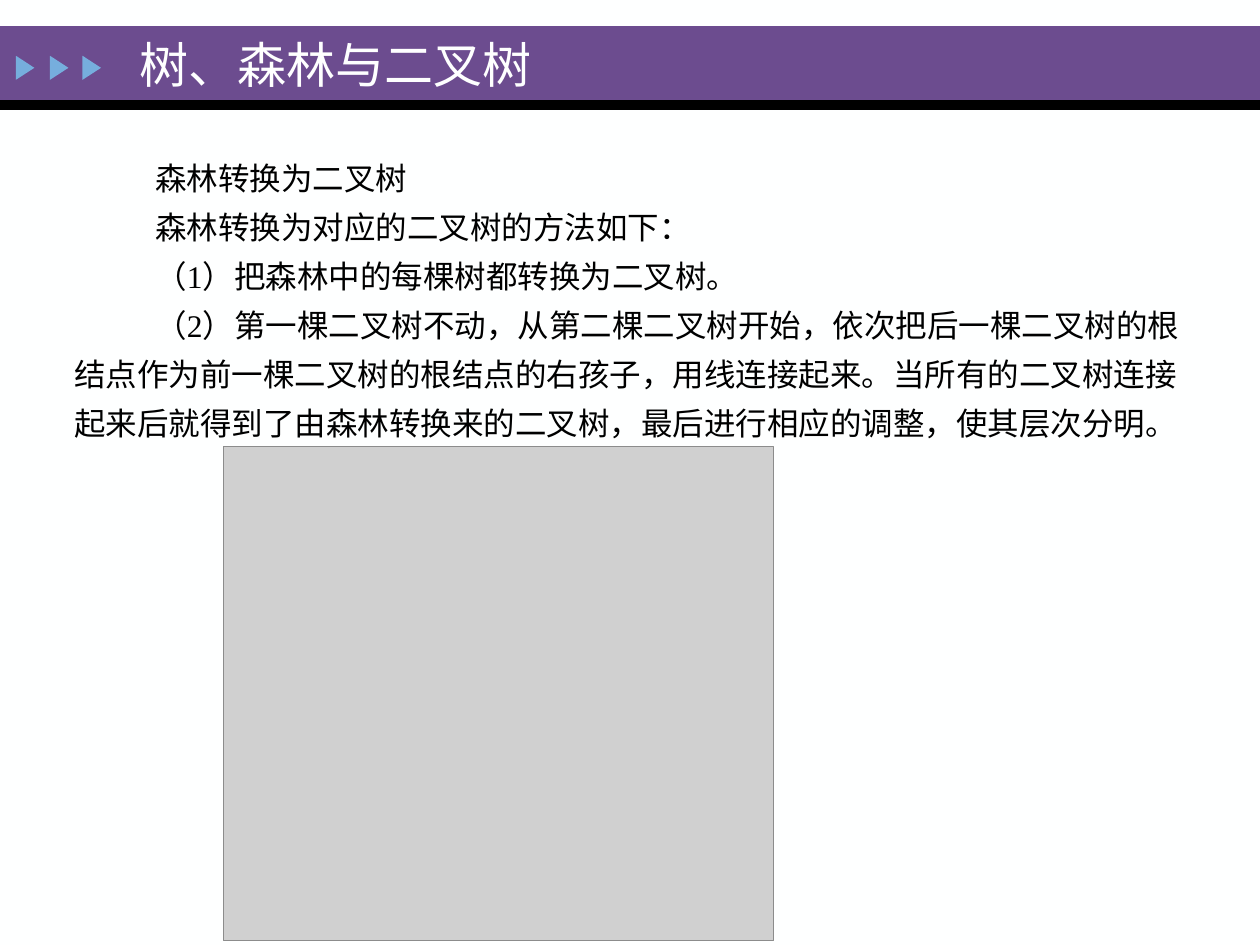
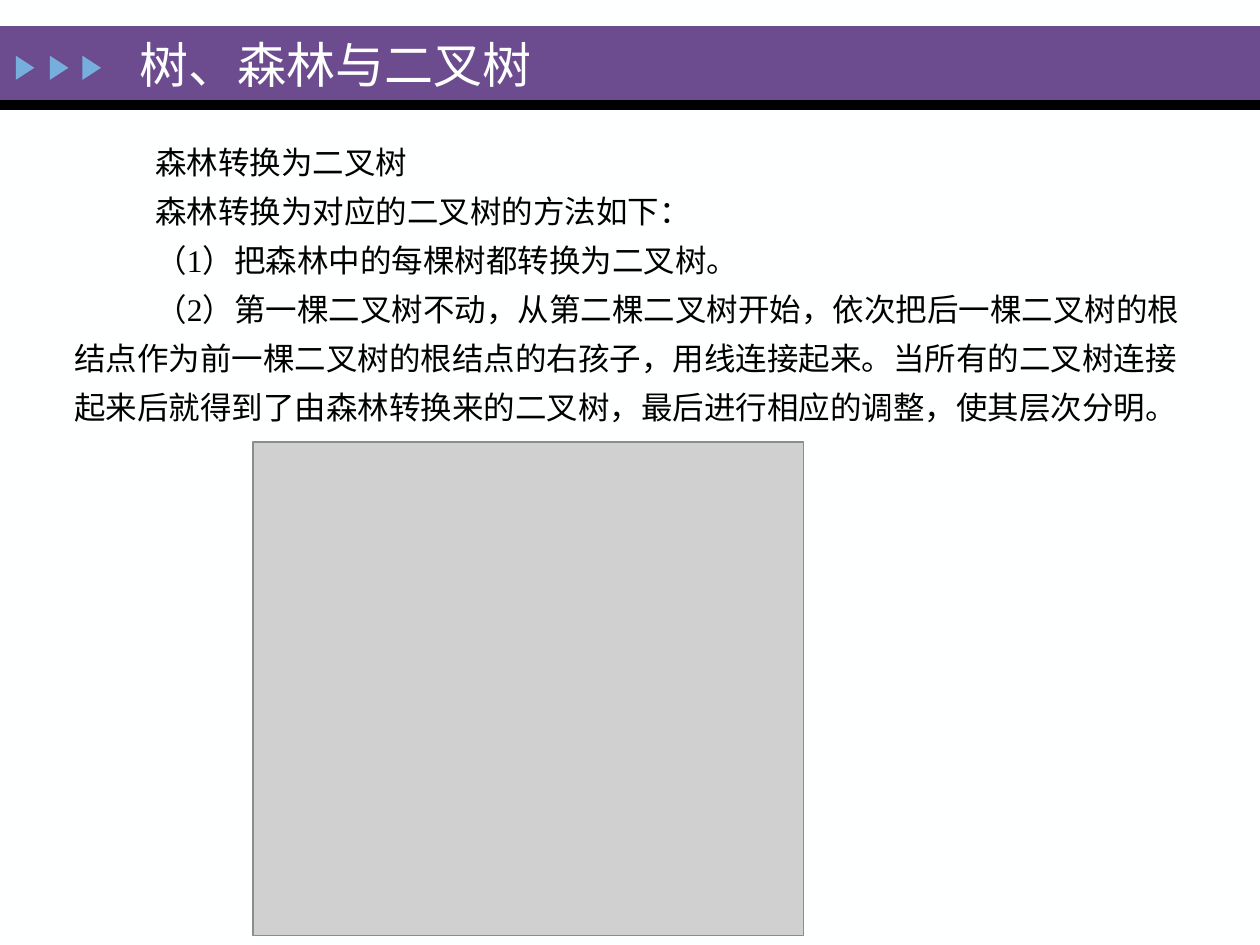
Before and after one commit to zeemeil/zeemeil.github.io, a slide deck: slide 140 of files/2025_1_DS/0402_DS_Tree.pptx. Drawn at 1260x945 pixels with LibreOffice and Linux fonts; fonts in the diff are those of the drawing; grey boxes stand for pictures. Boxes give left, top, right and bottom in pixels: in the first picture for what was removed or moved away, otherwise in the second. Text is boxed around its words. In the diff, an @@ line names an element or a change of style, - is before the commit and + after.

```diff
--- a/files/2025_1_DS/0402_DS_Tree.pptx
+++ b/files/2025_1_DS/0402_DS_Tree.pptx
@@ text "森林转换为二叉树" moved from (x1=74, y1=163, x2=1179, y2=438) to (x1=74, y1=147, x2=1179, y2=422) @@
@@ picture moved from (x1=223, y1=447, x2=774, y2=941) to (x1=253, y1=442, x2=804, y2=936) @@
```
Also in this commit, not shown: 9 other slides changed, 5 other files.
